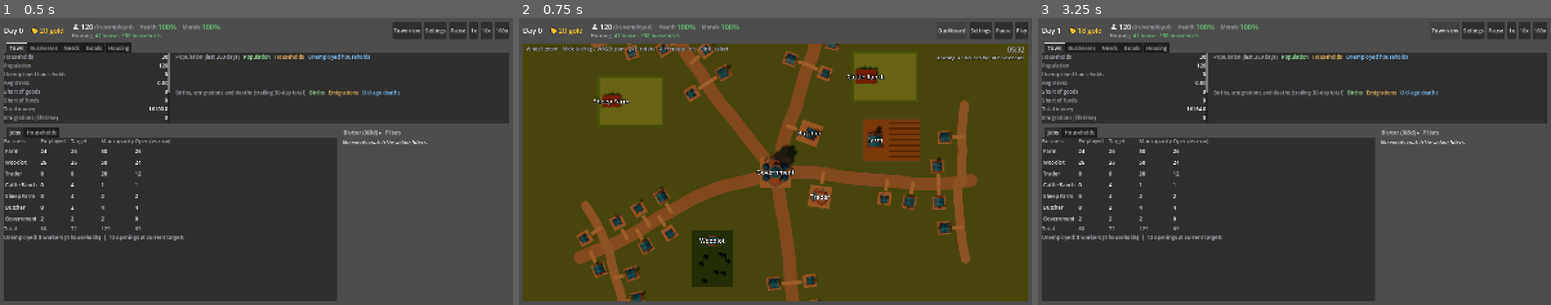
Above: before the commit, frames 1-3 (left to right).
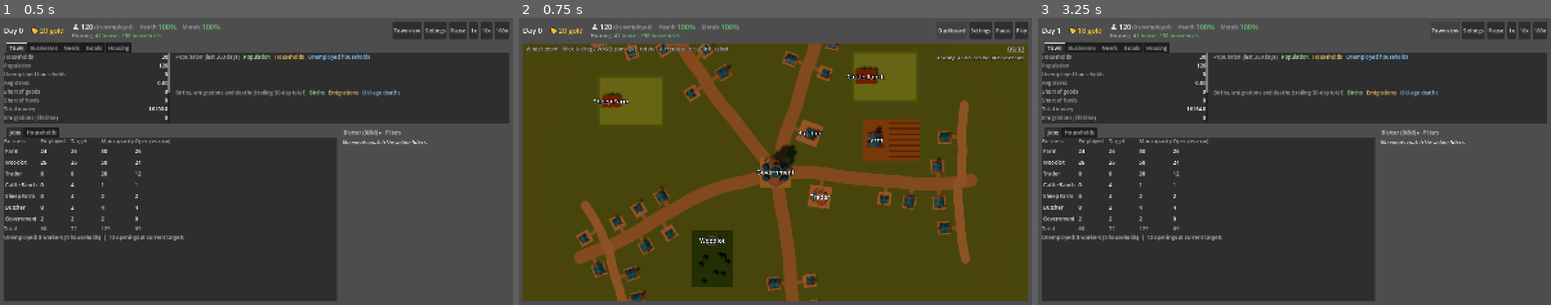
Above: after the commit, the same moments.

Repository: forsman5/sitka
Game: Godot game, scene res://scenes/sim/he_dashboard.tscn
The game is run twice, just before and just after one commit, with the same random seed, the same clock (stepped at 60 frames per second) and the same inputs. This scene is started directly instead of the project's main scene.
Inputs:
- Up to frame 1 (0.5 s): no input
- Up to frame 2 (0.75 s): click "Town view" at 0.5 s
- Up to frame 3 (3.25 s): click "Play" at 1.25 s; click "Play" at 2 s; click "Dashboard" at 2.75 s

Frame 1 is identical in both runs. In frame 2, 0.6% of the frame differs, in the area x 13-86%, y 8-99%; in frame 3, nothing differs.

Commit message:
Town view: footpath starts at the building and no longer recolours the road
The path was drawn above the road surface (lighter patch on the road) and
began at the site edge, leaving a gap to the building. It now starts at
the building's front face, ends under the road ribbon, sits below both
the road and plaza surfaces, and uses the road colour.

Co-Authored-By: Claude Sonnet 5.5 <noreply@anthropic.com>

Diff:
--- a/scripts/sim/household_economy/he_town_view.gd
+++ b/scripts/sim/household_economy/he_town_view.gd
@@ -54,11 +54,10 @@
 const PLAZA_COLOR := Color(0.7, 0.62, 0.46)
 const ROAD_COLOR := Color(0.62, 0.55, 0.42)
 const LANE_COLOR := Color(0.66, 0.6, 0.47)
-## Front-door footpath to the road: a little lighter than the road itself.
-const PATH_COLOR := Color(0.74, 0.67, 0.52)
+## Front-door footpath to the road, in the road's own colour.
 const PATH_WIDTH := 1.4
-## How far the path runs into the road ribbon, so there is no sliver gap.
-const PATH_ROAD_OVERLAP := 1.0
+## How far the path starts inside the building's footprint, so no gap shows.
+const PATH_BUILDING_TUCK := 0.3
 const VACANT_OVERLAY := Color(0.45, 0.45, 0.45, 0.55)
 const SELECTION_COLOR := Color(1.0, 0.9, 0.2, 0.45)
 
@@ -396,7 +395,6 @@
 
 	var footprint: Vector2 = site["footprint"]
 	var type_key: String = site["type_key"]
-	_add_door_path(root, site)
 	var building_offset := Vector3.ZERO
 	match type_key:
 		"farm":
@@ -413,6 +411,7 @@
 	var art: Dictionary = ART.get(type_key, DEFAULT_ART)
 	if type_key == HETownLayout.HOUSE_TYPE_KEY and int(site["site_id"]) % 2 == 1:
 		art = HOUSE_ALT_ART
+	_add_door_path(root, site, art)
 	var building := _make_building(art, occupied)
 	building.position = building_offset
 	body.add_child(building)
@@ -433,25 +432,28 @@
 	root.add_child(label)
 	return {"root": root, "label": label}
 
-## A short footpath from the front edge of a frontage site to its access point
-## on the road, so the door visibly connects. Drawn in the site's root space.
-func _add_door_path(root: Node3D, site: Dictionary) -> void:
+## A footpath from the building's front face to the site's access point on the
+## road centreline. It starts under the building and ends under the road
+## ribbon, and is sunk just below both surfaces (road top 0.08, plaza top
+## 0.10), so only the stretch of bare ground between them shows and the road
+## is never recoloured. Drawn in the site's root space.
+func _add_door_path(root: Node3D, site: Dictionary, art: Dictionary) -> void:
 	var access: Vector2 = site["access"]
 	if not access.is_finite():
 		return
 	var origin: Vector2 = site["position"]
 	var direction := (access - origin).normalized()
-	var door := (site["footprint"] as Vector2).y * 0.5
-	var length := origin.distance_to(access) - door + PATH_ROAD_OVERLAP
+	var door := maxf(float(art["width"]) * 0.5 - PATH_BUILDING_TUCK, 0.0)
+	var length := origin.distance_to(access) - door
 	if length < 0.3:
 		return
 	var path := MeshInstance3D.new()
 	var mesh := BoxMesh.new()
 	mesh.size = Vector3(length, 0.1, PATH_WIDTH)
 	path.mesh = mesh
-	path.material_override = _flat_material(PATH_COLOR)
+	path.material_override = _flat_material(ROAD_COLOR)
 	var middle := direction * (door + length * 0.5)
-	path.position = Vector3(middle.x, 0.04, middle.y)
+	path.position = Vector3(middle.x, 0.02, middle.y)
 	path.rotation.y = -direction.angle()
 	root.add_child(path)
 
